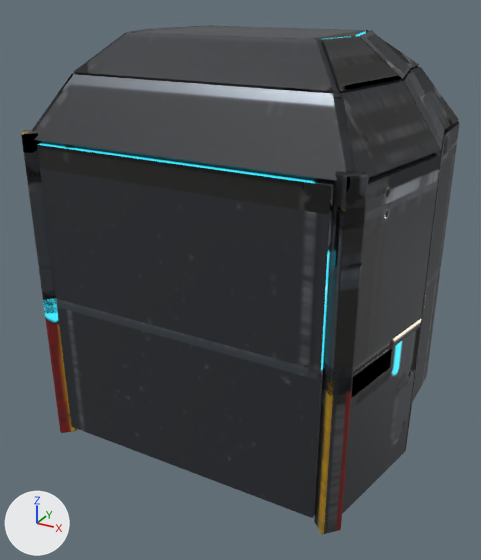
A saved change to the glTF model assets/models/cockpit_canopy/cockpit_canopy.gltf.
Both versions are drawn from a 50 mm lens placed at (1.71, -3.26, 2.42), pointed at (0.0, -0.15, 0.86). The axes (+X, +Y, +Z) are drawn at lower left. The lights are the same throughout. The first picture is the older version. Where no turn or scale is listed for an object, it has been applied to the vertices. Vertices at exactly the same position are counted once.

Names of what the first picture shows: 'INNER_canopy_1_cabin', 'pod_cabin'.
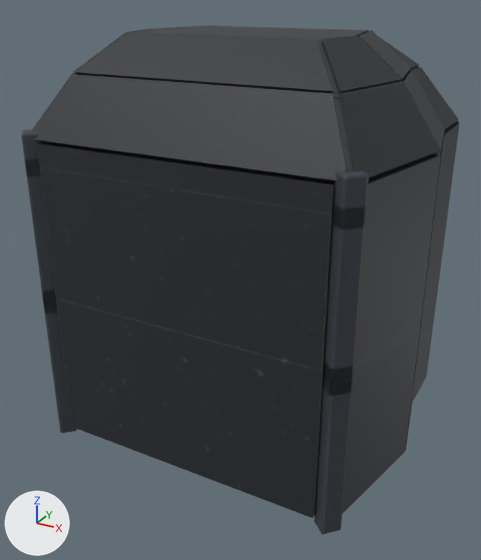
Location of each change, [x1, y1, x2, y2] in pixels of the pictures (481 x 560 px):
part 1 of me_inner_canopy_1_cabin, surface changed: [21, 25, 457, 396] in both
part 2 of me_pod_cabin, surface changed: [44, 268, 441, 534] in both

The change in detail:
me_inner_canopy_1_cabin is used by ob_inner_canopy_1_cabin; location (0.0, 0.83, 0.8).
me_inner_canopy_1_cabin had 8457 vertices, 16446 faces and spanned x -1.04..1.04, y -1.7..-0.04, z -0.68..1.42.
me_inner_canopy_1_cabin now has 8477 vertices, 16518 faces and spans x -1.04..1.04, y -1.7..-0.04, z -0.68..1.42.
me_inner_canopy_1_cabin part 1: 7924 kept faces spanning x -1.04..1.04, y -1.7..-0.04, z -0.68..1.42 get new texture (UV) coordinates.
Edits to the shape of me_inner_canopy_1_cabin do not show in these pictures.
me_pod_cabin has 3804 vertices, 7348 faces and spans x -1.04..1.04, y -0.87..0.79, z -0.06..1.39.
me_pod_cabin is used by ob_pod_cabin; location (0.0, 0.0, 0.0).
me_pod_cabin part 2: texture (UV) coordinates of 7348 of 7348 faces, centred in x -1.03..1.03, y -0.87..0.79, z -0.06..1.39, changed; they spanned u 0.0..1.0, v 0.0..1.0 and now span u 0.0..0.99, v 0.0..1.0.
